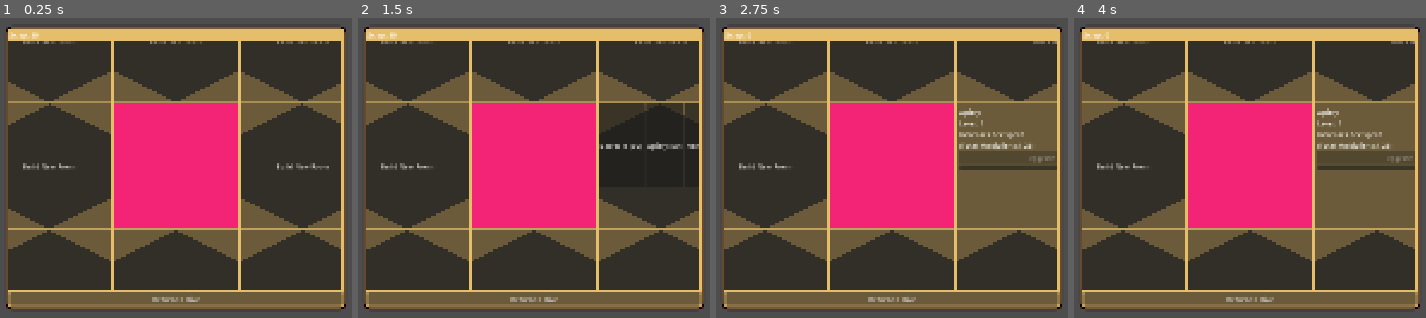
Above: before the commit, frames 1-4 (left to right).
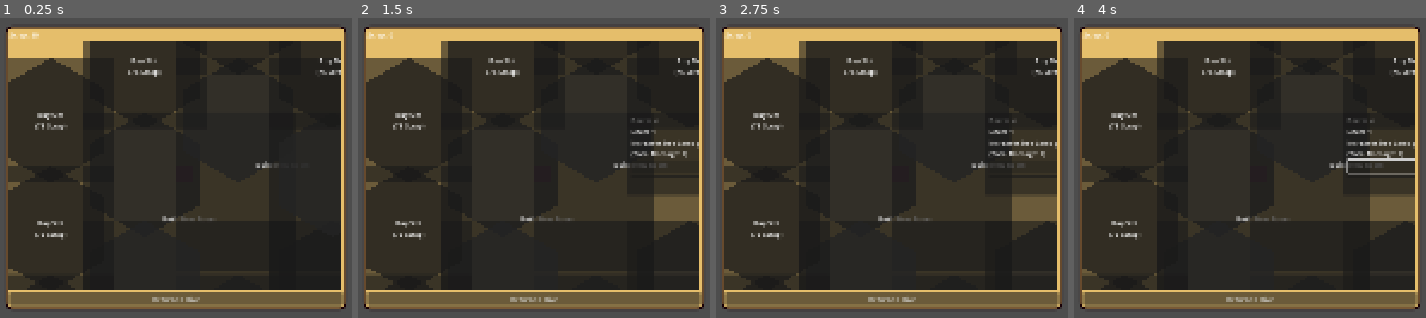
Above: after the commit, the same moments.

Repository: cyberstrgg/LitterBees
Game: Godot game, scene res://Scenes/upgrades_menu.tscn
Same seed, same stepped clock (60 frames per second), same inputs: the game is played once before the commit and once after it. This scene is started directly instead of the project's main scene.
Inputs (mouse positions are in pixels of both pictures, inside the frame that each line leads up to; where the layout moved, square brackets give the same spot in the first picture):
- Up to frame 1 (0.25 s): no input
- Up to frame 2 (1.5 s): click "Build New Room" at 0.5 s; click (650, 153) at 1.25 s, where only the run after the commit has a clickable "Barracks (50)"
- Up to frame 3 (2.75 s): click (1022, 144) at 2 s, where only the run before the commit has a clickable "Apiary (50)"
- Up to frame 4 (4 s): click "Build New Room" at 2.75 s; click (outside the picture) [1418, 168] at 3.5 s

The runs differ from the first frame. In frame 1, 35% of the frame differs, in the area x 2-97%, y 7-91%; in frame 2, 35%; in frame 3, 42%; in frame 4, 42%.

Commit message:
alignment issues

Diff:
--- a/Scenes/upgrades_menu.tscn
+++ b/Scenes/upgrades_menu.tscn
@@ -45,12 +45,7 @@
 layout_mode = 2
 script = ExtResource("2_ni86e")
 
-[node name="GridContainer" type="GridContainer" parent="CenterContainer/PanelContainer/VBoxContainer/RoomView"]
-layout_mode = 0
-offset_top = -39.0
-offset_right = 120.0
-offset_bottom = -39.0
-columns = 3
+[node name="GridContainer" type="Node2D" parent="CenterContainer/PanelContainer/VBoxContainer/RoomView"]
 
 [node name="BackButton" type="Button" parent="CenterContainer/PanelContainer/VBoxContainer"]
 layout_mode = 2
--- a/Scripts/GlobalUpgrades.gd
+++ b/Scripts/GlobalUpgrades.gd
@@ -3,13 +3,20 @@
 
 # --- Scrap Variable ---
 var scrap_total: int = 50
+const NEW_SLOT_COST: int = 75 # Cost to unlock a new empty slot
 
 # --- Room Grid State ---
-var grid_layout: Array[String] = [
-    "empty", "empty", "empty",
-    "empty", "throne", "empty",
-    "empty", "empty", "empty"
-]
+# Dictionary mapping Vector2i (axial coordinates) to room type (String)
+var grid_layout: Dictionary = {
+    Vector2i(0, 0): "throne",
+    Vector2i(1, 0): "empty",
+    Vector2i(-1, 0): "empty",
+    Vector2i(0, 1): "empty",
+    Vector2i(0, -1): "empty",
+    Vector2i(1, -1): "empty",
+    Vector2i(-1, 1): "empty"
+}
+
 
 # --- Base Stats ---
 const BASE_BEE_DAMAGE: int = 1
@@ -35,7 +42,7 @@
     hive_recovery_cooldown = BASE_HIVE_RECOVERY
 
     # 2. Loop through the grid and apply bonuses
-    for room_type in grid_layout:
+    for room_type in grid_layout.values(): # Iterate over dictionary values
         match room_type:
             "damage":
                 bee_damage += DAMAGE_ROOM_BONUS
--- a/Scripts/RoomView.gd
+++ b/Scripts/RoomView.gd
@@ -1,6 +1,6 @@
 extends Control
 
-@onready var grid_container: GridContainer = $GridContainer
+@onready var grid_container: Node2D = $GridContainer # Changed from GridContainer
 var is_panning: bool = false
 
 # This function is automatically called when a mouse event happens inside this control.
--- a/Scripts/room_slot.gd
+++ b/Scripts/room_slot.gd
@@ -1,6 +1,6 @@
 extends PanelContainer
 
-signal build_room_requested(room_type, cost, slot_instance)
+signal build_room_requested(room_type, cost, axial_coordinates)
 
 # Preload the scripts to get their base costs
 const DamageRoom = preload("res://Scripts/UpgradeRooms/bees/damage_room.gd")
@@ -18,22 +18,22 @@
 var speed_cost: int
 var recovery_cost: int
 
+var axial_coordinates: Vector2i # To store its position in the hex grid
+
 func _ready():
-    # ADD THE CODE BELOW TO DRAW THE HEXAGON
+    # Draw the hexagon background
     var size = self.custom_minimum_size
     var center = size / 2.0
-    var hexagon_points = PackedVector2Array([
-        Vector2(center.x, 0),
-        Vector2(size.x, size.y * 0.25),
-        Vector2(size.x, size.y * 0.75),
-        Vector2(center.x, size.y),
-        Vector2(0, size.y * 0.75),
-        Vector2(0, size.y * 0.25)
-    ])
+    var hexagon_points = PackedVector2Array()
+    # Pointy-top hexagon points
+    for i in range(6):
+        var angle_deg = 60 * i + 30 # Add 30 degrees to make it pointy-top
+        var angle_rad = deg_to_rad(angle_deg)
+        hexagon_points.append(center + Vector2(center.x * cos(angle_rad), center.y * sin(angle_rad)))
+
     polygon_2d.polygon = hexagon_points
-    polygon_2d.color = Color(0.2, 0.2, 0.2, 0.8) # Optional: set a color for the hexagon
+    polygon_2d.color = Color(0.2, 0.2, 0.2, 0.8)
 
-    # --- EXISTING CODE ---
     # Connect signals
     build_button.pressed.connect(_on_build_button_pressed)
     build_damage_button.pressed.connect(_on_build_room_type_pressed.bind("damage"))
@@ -47,6 +47,10 @@
 
     update_button_text()
 
+    # Center the build menu inside the slot
+    build_menu.position = (size - build_menu.custom_minimum_size) / 2.0
+
+
 func update_button_text():
     build_damage_button.text = "Barracks (%d)" % damage_cost
     build_speed_button.text = "Apiary (%d)" % speed_cost
@@ -59,11 +63,11 @@
 func _on_build_room_type_pressed(type: String):
     match type:
         "damage":
-            emit_signal("build_room_requested", "damage", damage_cost, self)
+            emit_signal("build_room_requested", "damage", damage_cost, axial_coordinates)
         "speed":
-            emit_signal("build_room_requested", "speed", speed_cost, self)
+            emit_signal("build_room_requested", "speed", speed_cost, axial_coordinates)
         "recovery":
-            emit_signal("build_room_requested", "recovery", recovery_cost, self)
+            emit_signal("build_room_requested", "recovery", recovery_cost, axial_coordinates)
 
 # Allows the player to right-click to close the build menu
 func _gui_input(event: InputEvent):
--- a/Scripts/upgrades_menu.gd
+++ b/Scripts/upgrades_menu.gd
@@ -5,7 +5,7 @@
 
 # Get references to the RoomView control and the grid
 @onready var room_view: Control = $CenterContainer/PanelContainer/VBoxContainer/RoomView
-@onready var grid: GridContainer = $CenterContainer/PanelContainer/VBoxContainer/RoomView/GridContainer
+@onready var grid: Node2D = $CenterContainer/PanelContainer/VBoxContainer/RoomView/GridContainer
 @onready var back_button: Button = $CenterContainer/PanelContainer/VBoxContainer/BackButton
 @onready var scrap_label: Label = $CenterContainer/PanelContainer/VBoxContainer/ScrapLabel
 
@@ -19,13 +19,16 @@
 const SpeedRoom = preload("res://Scripts/UpgradeRooms/bees/speed_room.gd")
 const RecoveryRoom = preload("res://Scripts/UpgradeRooms/bees/recovery_room.gd")
 
+# --- Grid Layout Constants ---
+const HEX_SIZE = Vector2(150, 150) # Half of the RoomSlot's custom_minimum_size
+const AXIAL_DIRECTIONS = [
+    Vector2i(1, 0), Vector2i(1, -1), Vector2i(0, -1),
+    Vector2i(-1, 0), Vector2i(-1, 1), Vector2i(0, 1)
+]
 
 func _ready():
     process_mode = Node.PROCESS_MODE_ALWAYS
     back_button.pressed.connect(_on_back_button_pressed)
-    # This connection is for updating the scrap label in the menu
-    # if scrap is gained/lost while the menu is open.
-    get_tree().create_timer(0.1).connect("timeout", update_scrap_label.bind(), CONNECT_ONE_SHOT)
 
     populate_grid()
     update_scrap_label()
@@ -34,21 +37,33 @@
     await get_tree().process_frame
     center_on_throne_room()
 
+# Converts axial hex coordinates to pixel coordinates for a pointy-top layout
+func axial_to_pixel(q: int, r: int) -> Vector2:
+    var x = HEX_SIZE.x * 1.5 * q
+    var y = HEX_SIZE.y * (sqrt(3) / 2.0 * q + sqrt(3) * r)
+    return Vector2(x, y)
+
 func update_scrap_label():
     if is_instance_valid(scrap_label):
         scrap_label.text = "Scrap: %d" % GlobalUpgrades.scrap_total
     # Update all buttons in the grid to reflect current scrap count
-    for room in grid.get_children():
-        if room.has_method("update_ui"):
-            room.update_ui()
+    for child in grid.get_children():
+        if child is Button:
+            child.disabled = GlobalUpgrades.scrap_total < GlobalUpgrades.NEW_SLOT_COST
+        elif child.has_method("update_ui"):
+            child.update_ui()
 
 func populate_grid():
     # Clear any existing children before rebuilding
     for child in grid.get_children():
         child.queue_free()
 
+    var existing_slots = GlobalUpgrades.grid_layout.keys()
+    var potential_new_slots = []
+
     # Rebuild the grid based on the saved layout in GlobalUpgrades
-    for room_type in GlobalUpgrades.grid_layout:
+    for axial_coords in existing_slots:
+        var room_type = GlobalUpgrades.grid_layout[axial_coords]
         var new_node
 
         match room_type:
@@ -56,6 +71,7 @@
                 new_node = THRONE_ROOM_SCENE.instantiate()
             "empty":
                 new_node = ROOM_SLOT_SCENE.instantiate()
+                new_node.axial_coordinates = axial_coords # Pass coordinates to the slot
                 new_node.build_room_requested.connect(on_build_room_requested)
             "damage", "speed", "recovery":
                 new_node = UPGRADE_ROOM_SCENE.instantiate()
@@ -66,13 +82,52 @@
                     new_node.set_script(SpeedRoom)
                 elif room_type == "recovery":
                     new_node.set_script(RecoveryRoom)
-                new_node.room_demolished.connect(on_room_demolished)
+                new_node.room_demolished.connect(on_room_demolished.bind(axial_coords))
 
         if is_instance_valid(new_node):
+            new_node.position = axial_to_pixel(axial_coords.x, axial_coords.y)
             grid.add_child(new_node)
 
+        # Find adjacent slots for expansion
+        for direction in AXIAL_DIRECTIONS:
+            var neighbor_coords = axial_coords + direction
+            if not existing_slots.has(neighbor_coords) and not potential_new_slots.has(neighbor_coords):
+                potential_new_slots.append(neighbor_coords)
 
-func on_build_room_requested(room_type: String, cost: int, slot_instance: Node):
+    # Create "buy new slot" buttons for potential slots
+    for coords in potential_new_slots:
+        var expansion_button = Button.new()
+        # Use a PanelContainer to give it the same hexagon shape visually
+        var panel = PanelContainer.new()
+        panel.custom_minimum_size = Vector2(300, 300)
+        var poly = Polygon2D.new()
+        var center = panel.custom_minimum_size / 2.0
+        var hex_points = PackedVector2Array()
+        for i in range(6):
+            var angle_rad = deg_to_rad(60 * i + 30)
+            hex_points.append(center + Vector2(center.x * cos(angle_rad), center.y * sin(angle_rad)))
+        poly.polygon = hex_points
+        poly.color = Color(0.1, 0.1, 0.1, 0.7)
+        panel.add_child(poly)
+
+        var button_label = Label.new()
+        button_label.text = "Buy Slot\n(%d Scrap)" % GlobalUpgrades.NEW_SLOT_COST
+        button_label.horizontal_alignment = HORIZONTAL_ALIGNMENT_CENTER
+        button_label.vertical_alignment = VERTICAL_ALIGNMENT_CENTER
+        button_label.size = panel.custom_minimum_size
+        panel.add_child(button_label)
+
+        var clickable_area = Button.new()
+        clickable_area.flat = true
+        clickable_area.custom_minimum_size = panel.custom_minimum_size
+        panel.add_child(clickable_area)
+
+        panel.position = axial_to_pixel(coords.x, coords.y)
+        clickable_area.disabled = GlobalUpgrades.scrap_total < GlobalUpgrades.NEW_SLOT_COST
+        clickable_area.pressed.connect(on_buy_new_slot.bind(coords))
+        grid.add_child(panel)
+
+func on_build_room_requested(room_type: String, cost: int, axial_coords: Vector2i):
     if GlobalUpgrades.scrap_total < cost:
         print("Not enough scrap to build!")
         return
@@ -80,8 +135,7 @@
     GlobalUpgrades.scrap_total -= cost
 
     # Update the global state
-    var slot_index = slot_instance.get_index()
-    GlobalUpgrades.grid_layout[slot_index] = room_type
+    GlobalUpgrades.grid_layout[axial_coords] = room_type
 
     # Call the new central function
     GlobalUpgrades.recalculate_all_stats()
@@ -90,13 +144,11 @@
     populate_grid()
     update_scrap_label()
 
-
-func on_room_demolished(refund_amount: int, room_instance: Node):
+func on_room_demolished(refund_amount: int, room_instance: Node, axial_coords: Vector2i):
     GlobalUpgrades.scrap_total += refund_amount
 
     # Update the global state
-    var room_index = room_instance.get_index()
-    GlobalUpgrades.grid_layout[room_index] = "empty"
+    GlobalUpgrades.grid_layout[axial_coords] = "empty"
 
     # Call the new central function
     GlobalUpgrades.recalculate_all_stats()
@@ -105,19 +157,27 @@
     populate_grid()
     update_scrap_label()
 
+func on_buy_new_slot(coords: Vector2i):
+    var cost = GlobalUpgrades.NEW_SLOT_COST
+    if GlobalUpgrades.scrap_total < cost:
+        print("Not enough scrap to buy a new slot!")
+        return
+
+    GlobalUpgrades.scrap_total -= cost
+    GlobalUpgrades.grid_layout[coords] = "empty"
+
+    populate_grid()
+    update_scrap_label()
 
 func center_on_throne_room():
-    # The throne room is the 5th child added to the grid (index 4)
-    var throne_room = grid.get_child(4)
-
-    # Calculate the center of the throne room relative to the grid's origin
-    var throne_room_center = throne_room.position + throne_room.size / 2.0
+    # The throne room is at coordinates (0, 0)
+    var throne_room_pos = axial_to_pixel(0, 0)
 
     # Calculate the center of the viewport/panning area
     var room_view_center = room_view.size / 2.0
 
     # Set the grid's position to align the two centers
-    grid.position = room_view_center - throne_room_center
+    grid.position = room_view_center - throne_room_pos
 
 func _on_back_button_pressed():
     queue_free()
